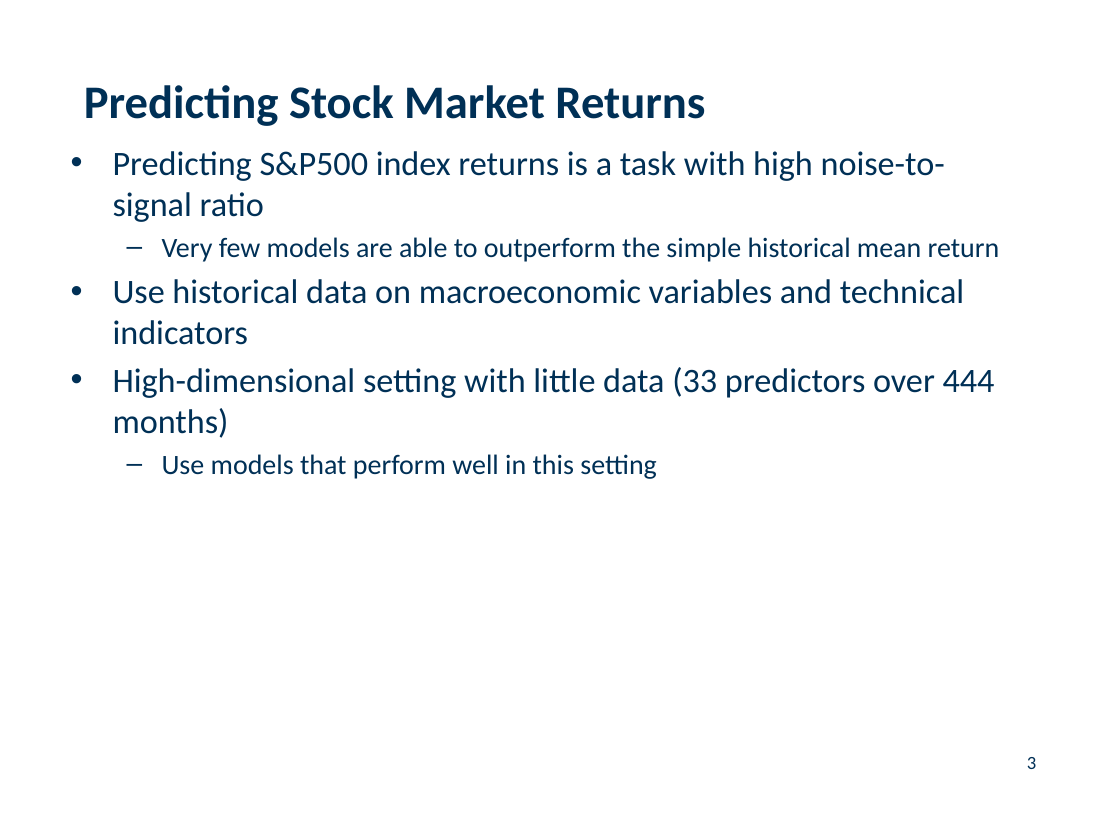
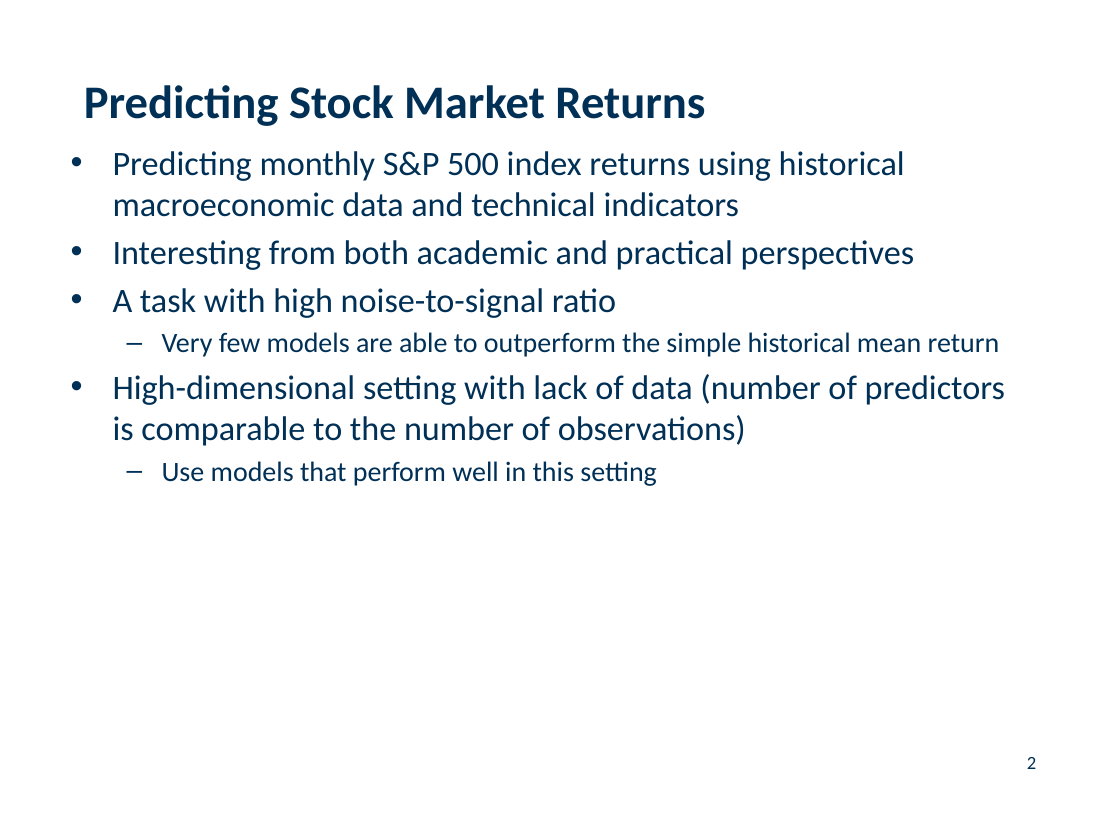
Before and after one commit to paveles/Machine_Learning_and_Equity_Index_Returns, a slide deck: slide 2 of reports/MachineLearning_StockMarketReturns_short.pptx (slide 3 before the commit). Drawn at 1120x840 pixels with LibreOffice and Linux fonts; fonts in the diff are those of the drawing; background and template pictures are left out. Boxes give left, top, right and bottom in pixels: in the first picture for what was removed or moved away, otherwise in the second. Text is boxed around its words. In the diff, an @@ line names an element or a change of style, - is before the commit and + after.

Commit message:
Presentation Meetup PyData - Final

```diff
--- a/reports/MachineLearning_StockMarketReturns_short.pptx
+++ b/reports/MachineLearning_StockMarketReturns_short.pptx
@@ text at box(113, 151, 914, 318): text changed @@
-• Predicting S&P500 index returns is a task with high noise-to-signal ratio
+• Predicting monthly S&P 500 index returns using historical macroeconomic data and technical indicators
+• Interesting from both academic and practical perspectives
+• A task with high noise-to-signal ratio
@@ text at box(113, 374, 1005, 446): text changed @@
-• Use historical data on macroeconomic variables and technical indicators
-• High-dimensional setting with little data (33 predictors over 444 months)
+• High-dimensional setting with lack of data (number of predictors is comparable to the number of observations)
@@ page number at box(1027, 757, 1036, 769): text changed @@
-3
+2
```
Also in this commit, not shown: 5 other slides changed, 3 slides added, 1 slide removed, 2 other files.
